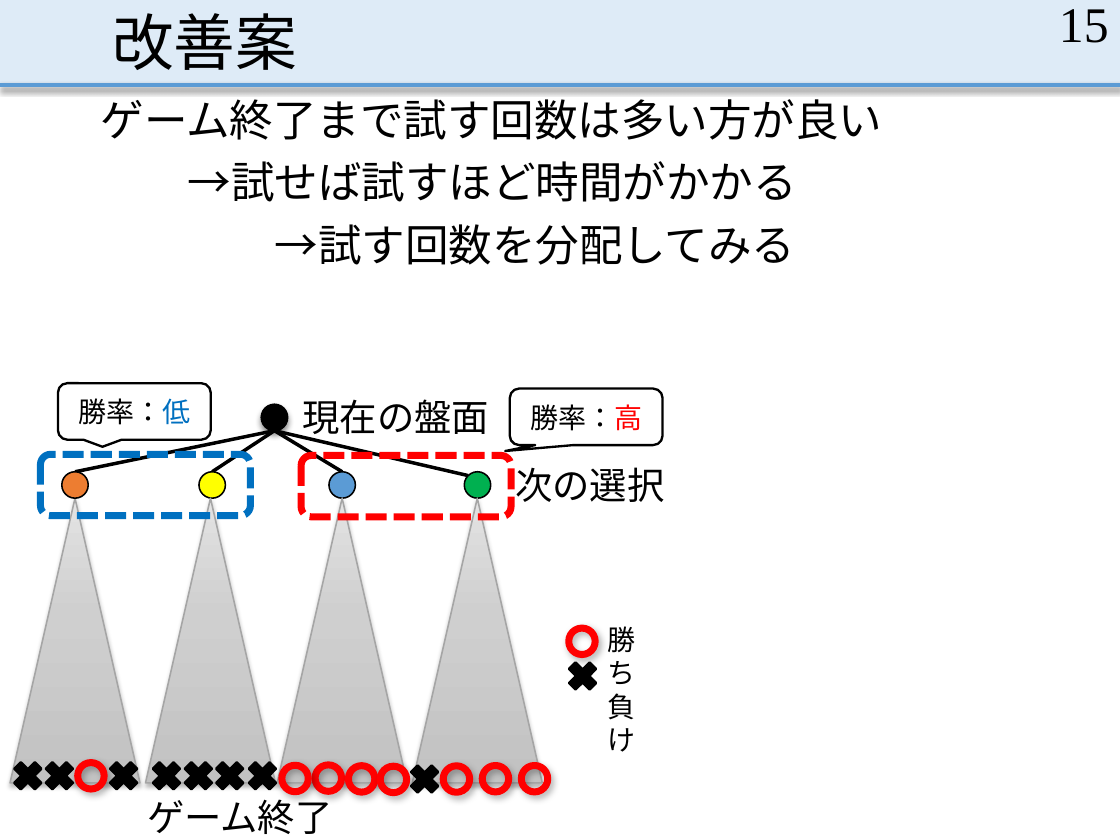
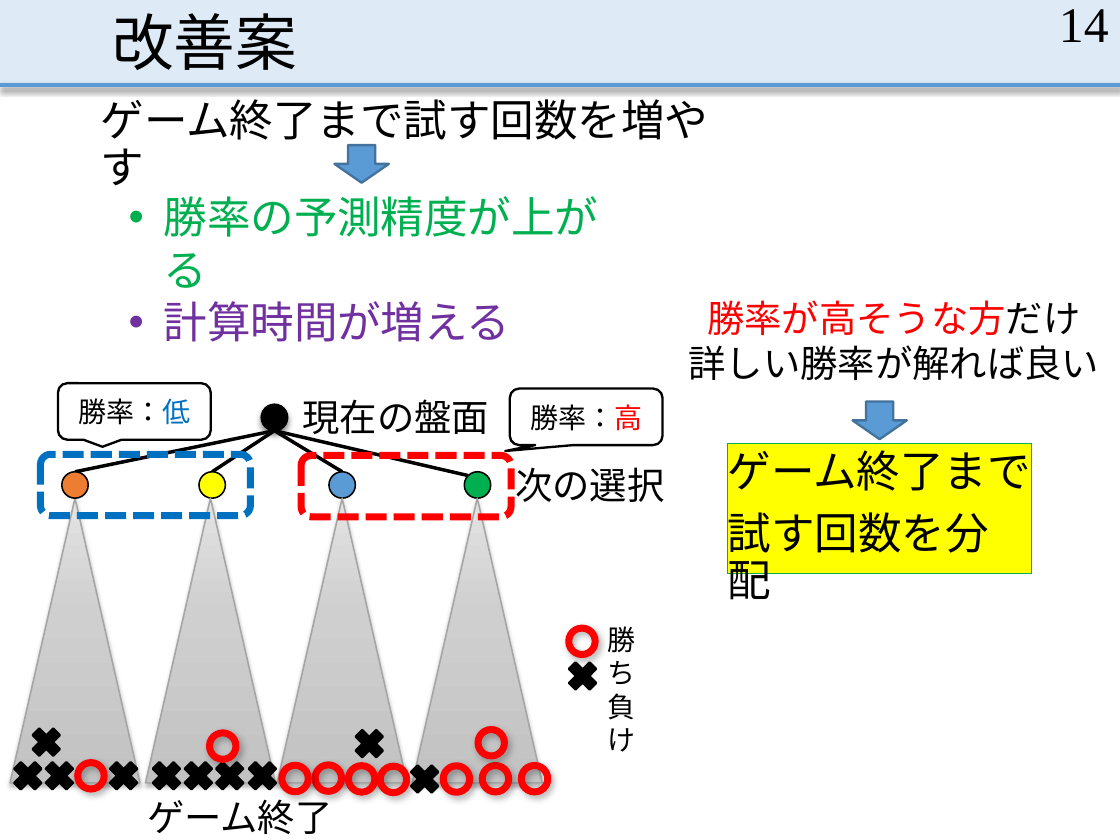
Before and after one commit to MasayaOda/SR, a slide deck: slide 14 of 中間発表.pptx (slide 15 before the commit). Drawn at 1120x840 pixels with LibreOffice and Linux fonts; fonts in the diff are those of the drawing. Boxes give left, top, right and bottom in pixels: in the first picture for what was removed or moved away, otherwise in the second. Text is boxed around its words. In the diff, an @@ line names an element or a change of style, - is before the commit and + after.

Commit message:
先生に再び確認していただいた

```diff
--- a/中間発表.pptx
+++ b/中間発表.pptx
@@ page number at <box>1059,9,1109,42</box>: text changed @@
-15
+14
@@ text at <box>101,92,709,186</box>: text changed @@
-ゲーム終了まで試す回数は多い方が良い
-→試せば試すほど時間がかかる
-→試す回数を分配してみる
+ゲーム終了まで試す回数を増やす
@@ down arrow added at <box>335,146,390,184</box>, fill #5B9BD5, outline #43739E 1.5 pt @@
@@ text added at <box>164,196,599,342</box>, 28 pt, text #00B050 @@
+• 勝率の予測精度が上がる
+• 計算時間が増える
@@ text added at <box>688,300,1099,380</box>, 24 pt, text #000000 @@
+勝率が高そうな方だけ
+詳しい勝率が解れば良い
@@ down arrow added at <box>852,402,907,440</box>, fill #5B9BD5, outline #43739E 1.5 pt @@
@@ rectangle added at <box>728,444,1033,573</box>, fill #FFFF00, outline #00B050 0.75 pt, 28 pt, text #000000 @@
+ゲーム終了まで
+試す回数を分配
@@ cross added at <box>27,722,66,762</box>, fill #000000, outline #000000 1.5 pt @@
@@ ellipse added at <box>209,732,236,759</box>, outline #FF0000 4.5 pt @@
@@ cross added at <box>349,724,389,763</box>, fill #000000, outline #000000 1.5 pt @@
@@ ellipse added at <box>478,729,505,756</box>, outline #FF0000 4.5 pt @@
```
Also in this commit, not shown: 13 other slides changed, 2 slides added.
